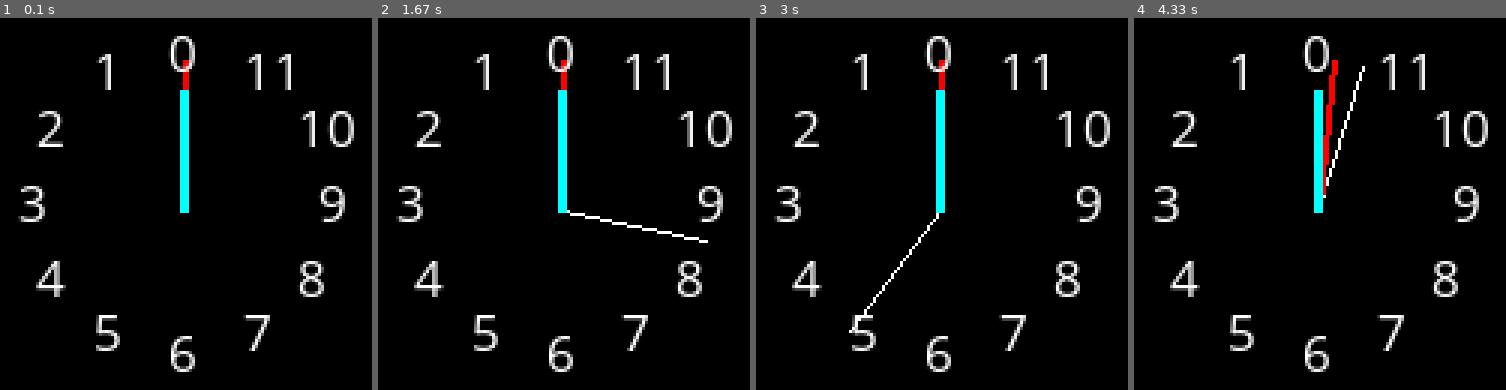
Above: before the commit, frames 1-4 (left to right).
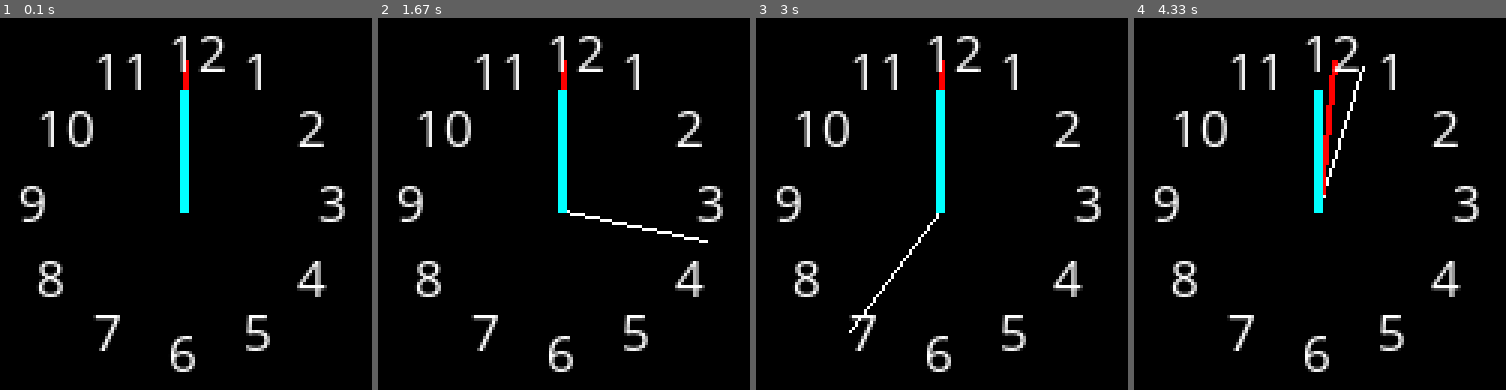
Above: after the commit, the same moments.

Repository: selcukemreozer/pygame
Game: pygame game, started from theClock.py
Same seed, same stepped clock (60 frames per second), same inputs: the game is played once before the commit and once after it.
Inputs:
- Up to frame 1 (0.1 s): no input
- Up to frame 2 (1.67 s): no input
- Up to frame 3 (3 s): no input
- Up to frame 4 (4.33 s): no input

The runs differ from the first frame. In frame 1, 5.2% of the frame differs, in the area x 4-96%, y 4-90%; in frame 2, 5.2%; in frame 3, 5.2%; in frame 4, 5.2%.

Commit message:
bug fixed

Diff:
--- a/theClock.py
+++ b/theClock.py
@@ -21,7 +21,7 @@
 font = pygame.font.SysFont("ComicSansMs", 18)
 
 def sayi(value):
-    sayilar = font.render(str(int(value / 30)), 2, beyaz)
+    sayilar = font.render(str(int(12-(value / 30))), 2, beyaz)
     return  sayilar
 
 """def CIRCLE_DRAWER(x1, y1, x2, y2):
